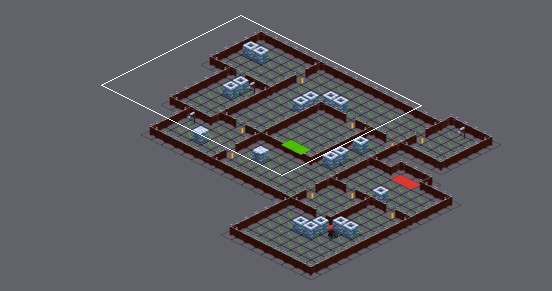
Two states of a Tiled map (JSON), TBSA/Bin/Data/Tiled/4_Kiosk.json. The first picture is a wide view before the edit; the outline marks the close-up.
Close-up. Before the edit:
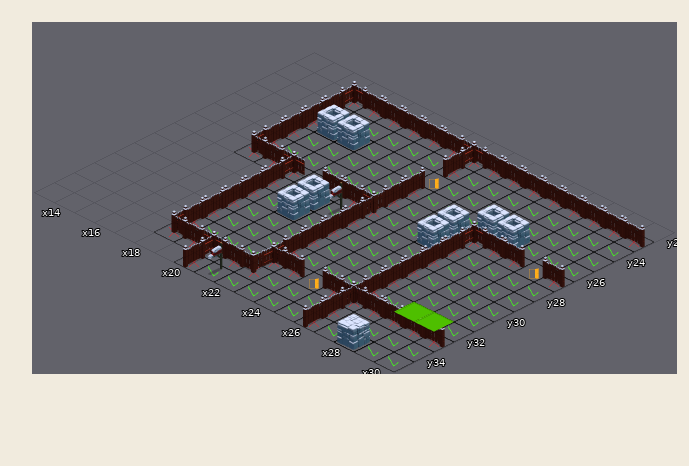
Cells are 128x64 px. Isometric: x runs down to the right, y down to the left. Shown: x 13..30, y 22..35. The commit also changed other parts of the map, which this record leaves out. Not drawn, because the pictures are missing: unchanged layer "floor".
Once edited:
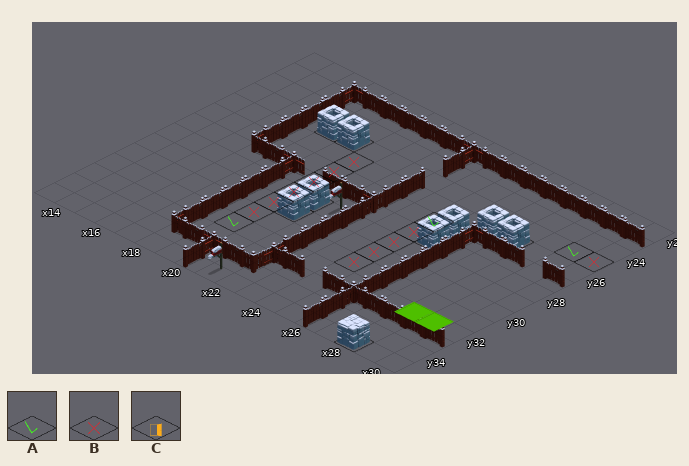
Key: from "_dataTileSheet": A 0, B 1, C 2.
_ is an empty cell, . an unchanged one.
Tiles of an added or newly shown layer are drawn over the layers below it.
Difference:
--- layer "_Room_1" (now hidden)
@@ x 16..30 @@
-23 BBBBBBBBBBBBBBB
-24 BAAAAABAAAAAAAA
-25 BAAAAACAAAAAA.A
-26 BAAAAABAAAAAAAA
-27 BAAAAABA.ABBBCB
-28 BBBCBBBAAABAAAA
-29 ..BAAABAAABAAAA
-30 ..BAAABAAABAAAA
-31 ..BAAABAAABAAAA
-32 ..B.AABAAABAAAA
-33 ..BAAABBCBBBBBB
-34 ..BBBBBAAABAAAA
-35 ....BAAAAABAAAA
+23 _______________
+24 _______________
+25 _____________._
+26 _______________
+27 ________.______
+28 _______________
+29 .._____________
+30 .._____________
+31 .._____________
+32 .._.___________
+33 .._____________
+34 .._____________
+35 ....___________
--- layer "_path_Enemy1" (added)
@@ x 30..30 @@
-25 _
+25 B
--- layer "_path_Enemy2" (added)
@@ x 24..24 @@
-28 _
-29 _
-30 _
-31 _
+28 B
+29 B
+30 B
+31 B
--- layer "_path_Enemy3" (added)
@@ x 19..19 @@
-26 _
-27 _
-28 _
-29 _
-30 _
-31 _
+26 B
+27 B
+28 B
+29 B
+30 B
+31 B
Boxes around the changes in both close-ups, in picture pixels (x1, y1, x2, y2):
changed: (154, 94, 654, 372)
